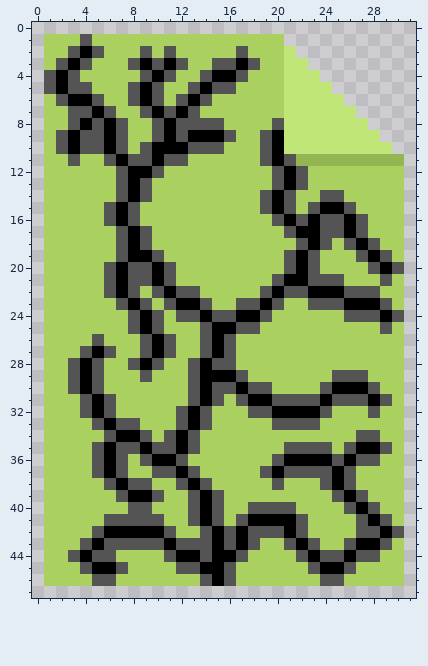
Edited in one commit: pixel-art sprite (Unity/Assets/sprites/infected file - black.png). This is how it looked before the edit.
The file is 32x48 pixels.
After:
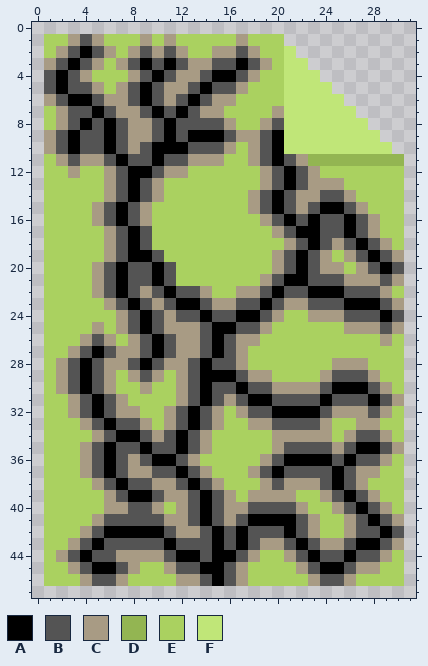
Palette (. is transparent): A #000000  B #545454  C #a89b84  D #93b552  E #aad160  F #c0e678
Change:
y 1: x 3 E -> C; x 5 E -> C; x 9 E -> C; x 11 E -> C; x 17 E -> C
y 2: x 2 E -> C; x 6 E -> C; x 8 E -> C; x 10 E -> C; x 12 E -> C; x 15..16 EE -> CC; x 18 E -> C
y 3: x 1 E -> C; x 5 E -> C; x 7 E -> C; x 13..14 EE -> CC; x 19 E -> C
y 4: x 4 E -> C; x 8 E -> C; x 12..13 EE -> CC; x 18 E -> C
y 5: x 5 E -> C; x 7 E -> C; x 11..12 EE -> CC; x 17 E -> C
y 6: x 1 E -> C; x 6..7 EE -> CC; x 11 E -> C; x 15..16 EE -> CC
y 7: x 2 E -> C; x 7..8 EE -> CC; x 14..15 EE -> CC; x 20 E -> C
y 8: x 2 E -> C; x 8..9 EE -> CC; x 16 E -> C; x 19 E -> C
y 9: x 1 E -> C; x 8..9 EE -> CC; x 17..18 EE -> CC
y 10: x 1 E -> C; x 8 E -> C; x 16 E -> C; x 18 E -> C
y 11: x 2 E -> C; x 4..5 EE -> CC; x 13..15 EEE -> CCC; x 18 E -> C; x 22 D -> C
y 12: x 3 E -> C; x 6 E -> C; x 11..12 EE -> CC; x 19 E -> C; x 23 E -> C
y 13: x 6 E -> C; x 10 E -> C; x 19 E -> C; x 23..25 EEE -> CCC
y 14: x 6 E -> C; x 10 E -> C; x 18 E -> C; x 22..23 EE -> CC; x 26 E -> C
y 15: x 5 E -> C; x 9 E -> C; x 18 E -> C; x 22 E -> C; x 27 E -> C
y 16: x 5 E -> C; x 9 E -> C; x 19 E -> C; x 28 E -> C
y 17: x 6 E -> C; x 20 E -> C; x 28 E -> C
y 18: x 6 E -> C; x 21 E -> C; x 25 E -> C; x 29 E -> C
y 19: x 6 E -> C; x 20 E -> C; x 24 E -> C; x 26 E -> C; x 30 E -> C
y 20: x 5 E -> C; x 20 E -> C; x 24..25 EE -> CC; x 27 E -> C
y 21: x 5 E -> C; x 19 E -> C; x 26..28 EEE -> CCC; x 30 E -> C
y 22: x 5 E -> C; x 9 E -> C; x 14 E -> C; x 17..18 EE -> CC; x 29 E -> C
y 23: x 6 E -> C; x 10 E -> C; x 15..16 EE -> CC; x 21..22 EE -> CC; x 30 E -> C
y 24: x 7 E -> C; x 11 E -> C; x 20 E -> C; x 23..25 EEE -> CCC
y 25: x 5 E -> C; x 7 E -> C; x 11..13 EEE -> CCC; x 19 E -> C; x 26..28 EEE -> CCC; x 30 E -> C
y 26: x 4 E -> C; x 6 E -> C; x 8 E -> C; x 12..13 EE -> CC; x 17..18 EE -> CC; x 29 E -> C
y 27: x 3 E -> C; x 7..8 EE -> CC; x 12..13 EE -> CC; x 17 E -> C
y 28: x 2 E -> C; x 6..7 EE -> CC; x 11..12 EE -> CC; x 17 E -> C; x 25..27 EEE -> CCC
y 29: x 2 E -> C; x 6 E -> C; x 8 E -> C; x 10 E -> C; x 12 E -> C; x 18..19 EE -> CC; x 24 E -> C; x 28 E -> C
y 30: x 2 E -> C; x 6 E -> C; x 9 E -> C; x 12 E -> C; x 20..23 EEEE -> CCCC; x 29 E -> C
y 31: x 3 E -> C; x 7 E -> C; x 12 E -> C; x 16 E -> C; x 30 E -> C
y 32: x 3 E -> C; x 7..8 EE -> CC; x 11 E -> C; x 15 E -> C; x 17 E -> C; x 25..27 EEE -> CCC; x 29 E -> C
y 33: x 4 E -> C; x 9 E -> C; x 11 E -> C; x 15 E -> C; x 18..19 EE -> CC; x 24 E -> C; x 27..28 EE -> CC
y 34: x 5 E -> C; x 10 E -> C; x 14 E -> C; x 20..24 EEEEE -> CCCCC; x 26 E -> C; x 29 E -> C
y 35: x 4 E -> C; x 14 E -> C; x 20 E -> C; x 25 E -> C; x 30 E -> C
y 36: x 4 E -> C; x 8 E -> C; x 13 E -> C; x 19 E -> C; x 29 E -> C
y 37: x 4 E -> C; x 8..9 EE -> CC; x 14 E -> C; x 18 E -> C; x 27..28 EE -> CC
y 38: x 5 E -> C; x 10..11 EE -> CC; x 15 E -> C; x 19 E -> C; x 21..23 EEE -> CCC; x 27 E -> C
y 39: x 6 E -> C; x 11..12 EE -> CC; x 16 E -> C; x 18..21 EEEE -> CCCC; x 24 E -> C; x 28 E -> C
y 40: x 6..7 EE -> CC; x 10 E -> C; x 12 E -> C; x 16..17 EE -> CC; x 22 E -> C; x 25 E -> C; x 29 E -> C
y 41: x 5 E -> C; x 11..12 EE -> CC; x 16 E -> C; x 23 E -> C; x 26 E -> C; x 30 E -> C
y 42: x 4 E -> C; x 12..13 EE -> CC; x 23 E -> C; x 26 E -> C
y 43: x 3 E -> C; x 19..20 EE -> CC; x 24..25 EE -> CC; x 30 E -> C
y 44: x 2 E -> C; x 7..10 EEEE -> CCCC; x 18 E -> C; x 21 E -> C; x 29 E -> C
y 45: x 3 E -> C; x 8 E -> C; x 11 E -> C; x 17 E -> C; x 22 E -> C; x 27..28 EE -> CC
y 46: x 4 E -> C; x 7 E -> C; x 12..13 EE -> CC; x 17 E -> C; x 23 E -> C; x 26 E -> C
Changed places in both pictures, as pixel boxes (x1, y1, x2, y2):
changed: (44, 34, 404, 586)
